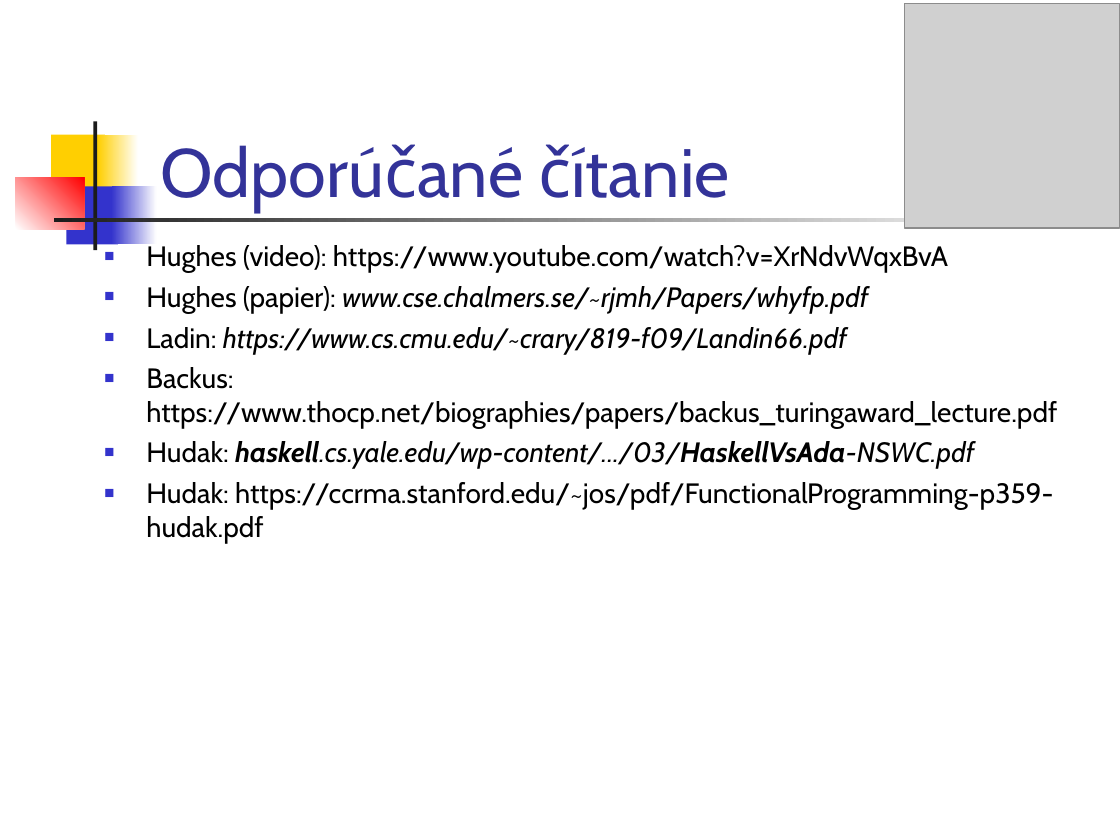
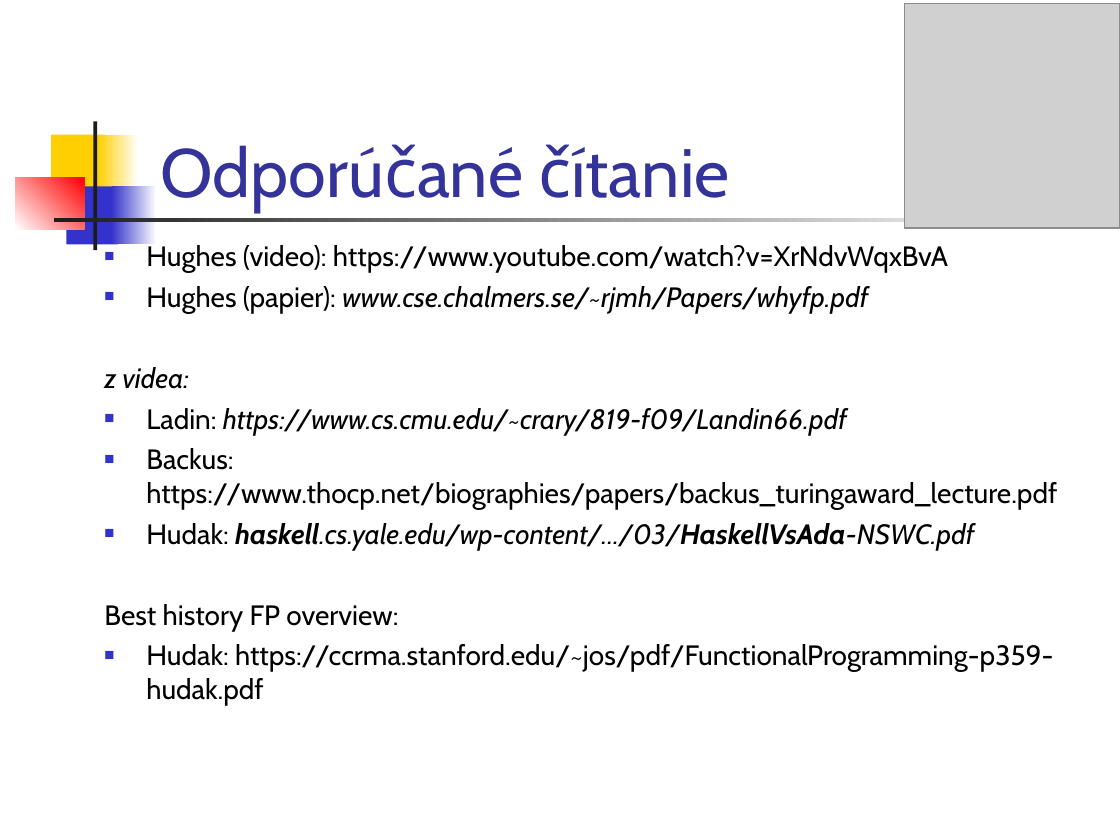
Before and after one commit to Funkcionalne/Prednasky, a slide deck: slide 15 of 01/01_fpro.ppt. Drawn at 1120x840 pixels with LibreOffice and Linux fonts; fonts in the diff are those of the drawing; grey boxes stand for pictures. Boxes give left, top, right and bottom in pixels: in the first picture for what was removed or moved away, otherwise in the second. Text is boxed around its words. In the diff, an @@ line names an element or a change of style, - is before the commit and + after.

```diff
--- a/01/01_fpro.ppt
+++ b/01/01_fpro.ppt
@@ text at [104,367,190,389]: paragraph added @@
+z videa:
@@ text at [104,604,398,631]: paragraph added @@
+Best history FP overview:
```
Also in this commit, not shown: 3 other slides changed, 1 other file.
